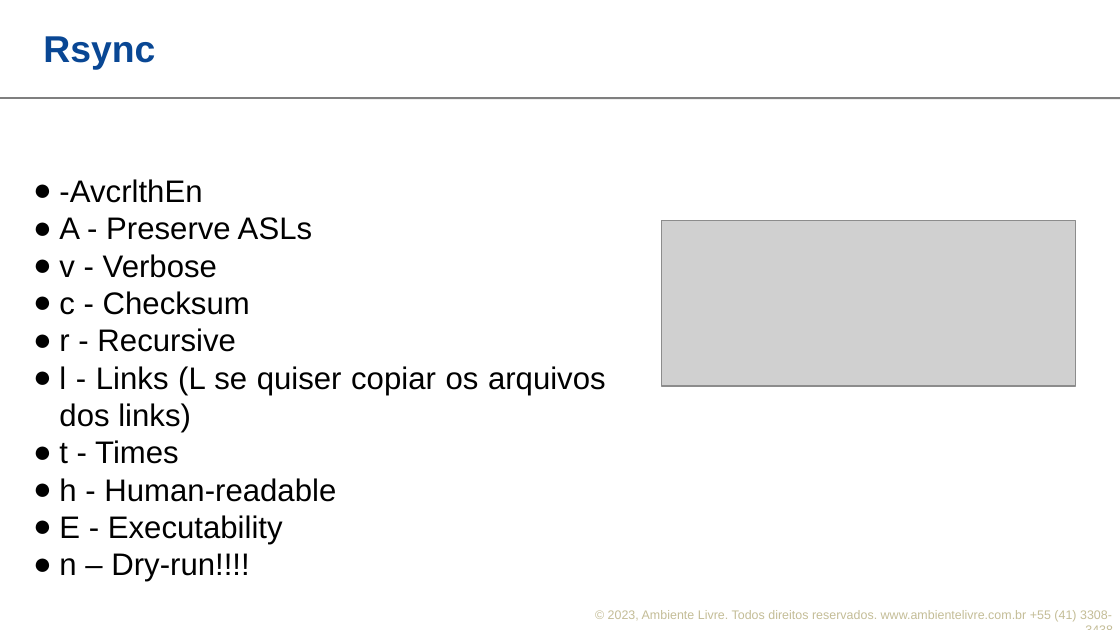
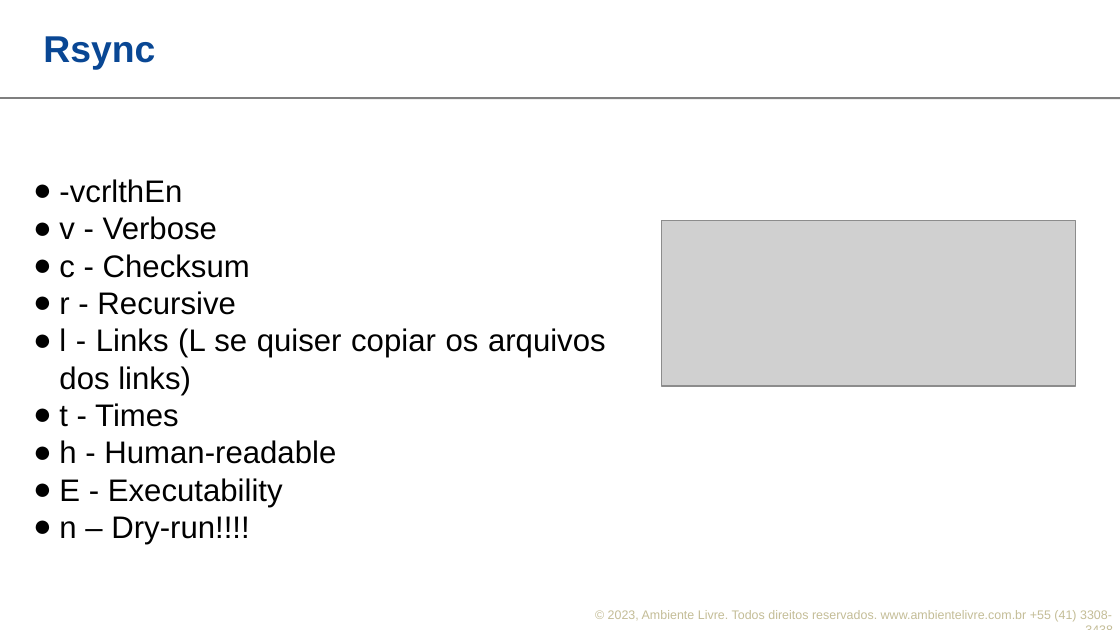
Before and after one commit to ambientelivre/labs, a slide deck: slide 9 of talks/meetup-ambiente-livre/rsync.odp. Drawn at 1120x630 pixels with LibreOffice and Linux fonts; fonts in the diff are those of the drawing; grey boxes stand for pictures; background and template pictures are left out. Boxes give left, top, right and bottom in pixels: in the first picture for what was removed or moved away, otherwise in the second. Text is boxed around its words. In the diff, an @@ line names an element or a change of style, - is before the commit and + after.

Commit message:
Arrumado Slide

```diff
--- a/talks/meetup-ambiente-livre/rsync.odp
+++ b/talks/meetup-ambiente-livre/rsync.odp
@@ text at (59, 179, 182, 203): text changed @@
-● -AvcrlthEn
-● A - Preserve ASLs
+● -vcrlthEn
```
